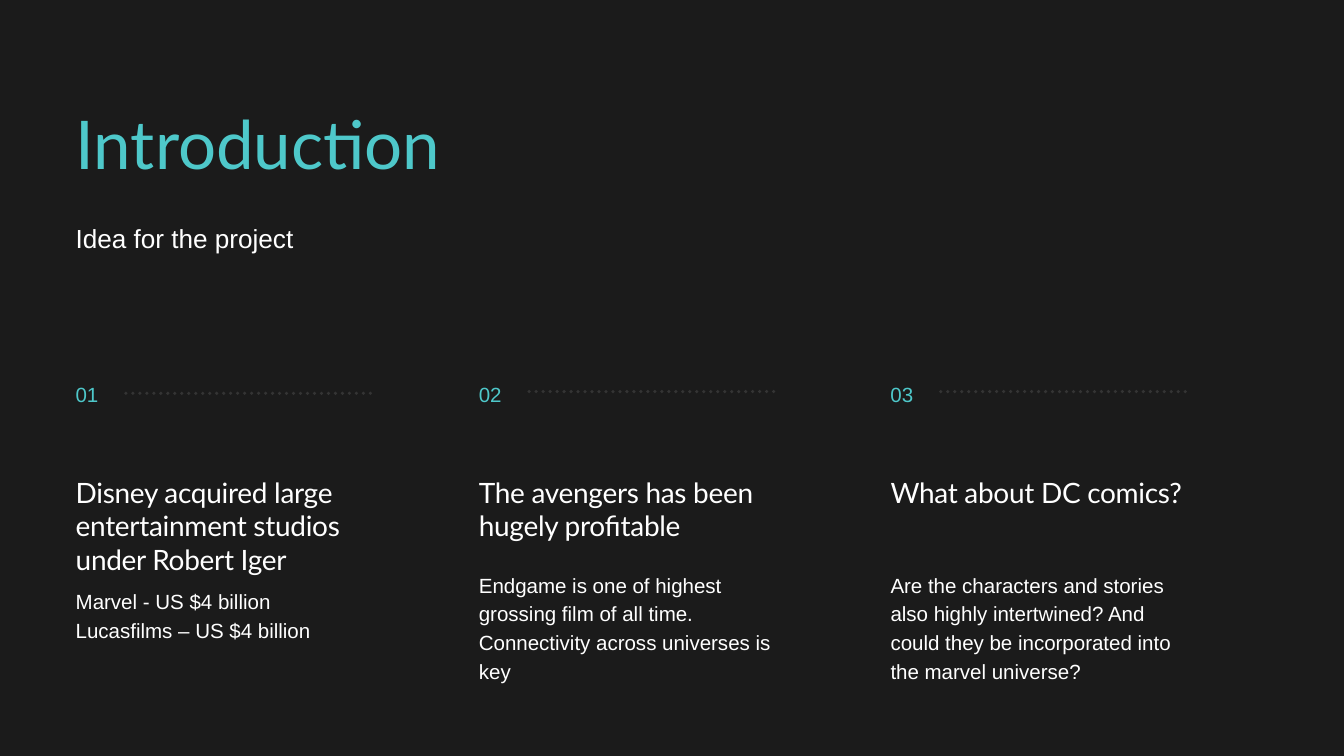
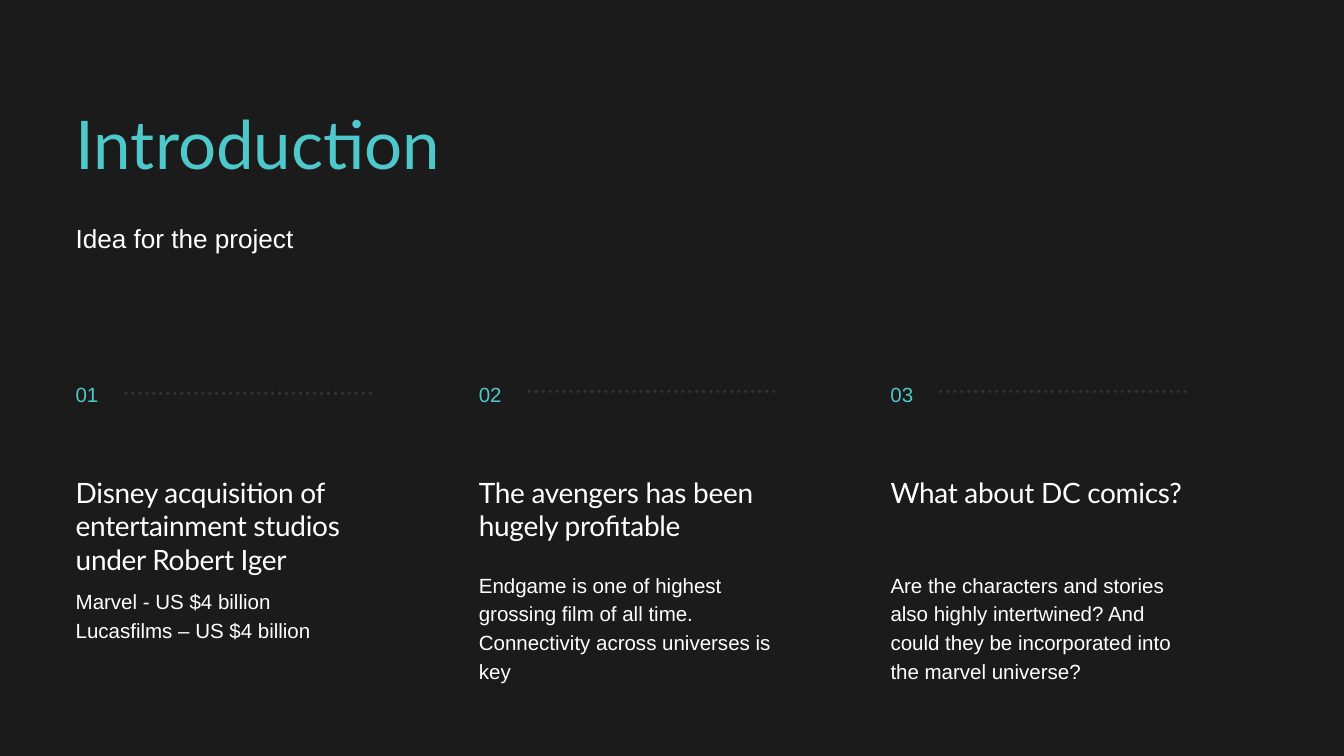
Before and after one commit to gustavhartz/ComicUniverse, a slide deck: slide 3 of DataCase.pptx. Drawn at 1344x756 pixels with LibreOffice and Linux fonts; fonts in the diff are those of the drawing. Boxes give left, top, right and bottom in pixels: in the first picture for what was removed or moved away, otherwise in the second. Text is boxed around its words. In the diff, an @@ line names an element or a change of style, - is before the commit and + after.

```diff
--- a/DataCase.pptx
+++ b/DataCase.pptx
@@ text at [76, 482, 339, 575]: text changed @@
-Disney acquired large entertainment studios under Robert Iger
+Disney acquisition of entertainment studios under Robert Iger
```
Also in this commit, not shown: 2 other slides changed.
